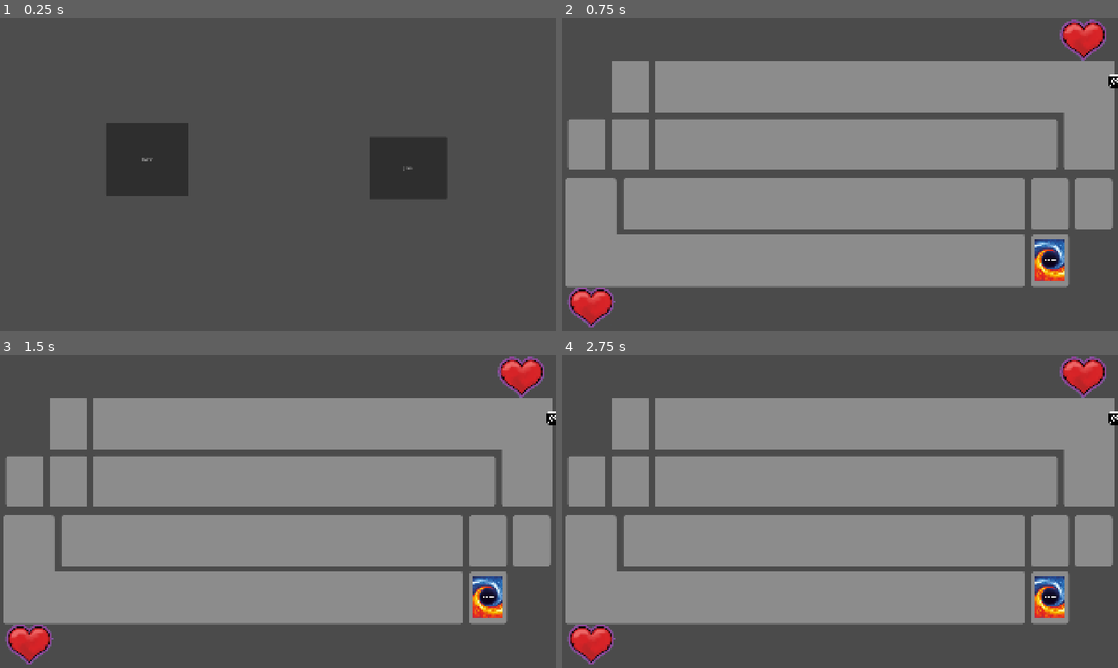
Above: before the commit, frames 1-4 (two rows, left to right).
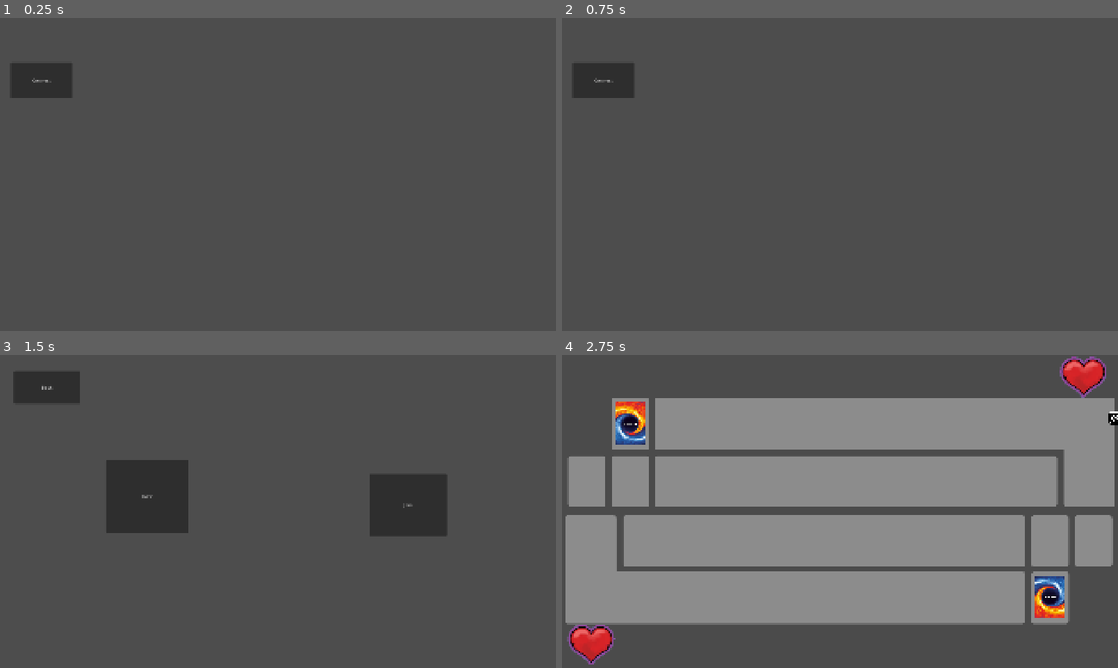
Above: after the commit, the same moments.

Repository: skavinger/UVS_Sim
Game: Godot game, scene res://GameObj/main.tscn
Same seed, same stepped clock (60 frames per second), same inputs: the game is played once before the commit and once after it.
Inputs (mouse positions are in pixels of both pictures, inside the frame that each line leads up to):
- Up to frame 1 (0.25 s): no input
- Up to frame 2 (0.75 s): click (706, 158) at 0.5 s, where only the run before the commit has a clickable "Host"
- Up to frame 3 (1.5 s): click (38, 417) at 1.25 s, where only the run after the commit has a clickable "Connect"
- Up to frame 4 (2.75 s): click (967, 505) at 2 s, where only the run after the commit has a clickable "Join"

The runs differ from the first frame. In frame 1, 7.3% of the frame differs, in the area x 2-81%, y 14-58%; in frame 2, 63%; in frame 3, 64%, in the area x 0-100%, y 0-99%; in frame 4, 0.7%.

Commit message:
Add Start Screen

Diff:
--- /dev/null
+++ b/GameObj/DeackBuilder.tscn
@@ -0,0 +1,9 @@
+[gd_scene load_steps=2 format=3 uid="uid://c8bvy6da0211j"]
+
+[ext_resource type="Texture2D" uid="uid://17pbwe1fsdhb" path="res://Assets/DeakBuilderBackground.png" id="1_lietw"]
+
+[node name="Node2D" type="Node2D"]
+
+[node name="Sprite2D" type="Sprite2D" parent="."]
+position = Vector2(960, 540)
+texture = ExtResource("1_lietw")
--- /dev/null
+++ b/GameObj/StartScreen.gd
@@ -0,0 +1,4 @@
+extends Node2D
+
+func _ready() -> void:
+	$StartWindowHolder.spawnWindow()
--- /dev/null
+++ b/GameObj/connect.gd
@@ -0,0 +1,14 @@
+extends Node2D
+
+@export var ConnectWindow : PackedScene
+
+var connectWindowObj
+
+func spawnWindow():
+	connectWindowObj = ConnectWindow.instantiate()
+	self.add_child(connectWindowObj)
+
+
+func closeWindow():
+	self.remove_child(connectWindowObj)
+	connectWindowObj = null
--- /dev/null
+++ b/GameObj/connection_window.tscn
@@ -0,0 +1,49 @@
+[gd_scene load_steps=8 format=3 uid="uid://dj37b2kuixv20"]
+
+[ext_resource type="Script" uid="uid://bvql6pavq0yj" path="res://Scripts/Multiplayer.gd" id="1_gjsd6"]
+[ext_resource type="PackedScene" uid="uid://ciimi8mjv1004" path="res://GameObj/field.tscn" id="2_276eh"]
+[ext_resource type="Script" uid="uid://c82vdy3md1a2p" path="res://Scripts/sync_functions.gd" id="2_yikwi"]
+[ext_resource type="Script" uid="uid://bms41whcjlhpa" path="res://Scripts/Game_Setup.gd" id="3_0d5q0"]
+[ext_resource type="PackedScene" uid="uid://ce8st7wb6l6ju" path="res://GameObj/playerZones.tscn" id="3_wmk42"]
+[ext_resource type="Script" uid="uid://cyfvsw6dc8p3a" path="res://Scripts/input_manager.gd" id="4_276eh"]
+[ext_resource type="PackedScene" uid="uid://c6gl57k40v4qq" path="res://GameObj/rivalZones.tscn" id="4_jbur0"]
+
+[node name="ConnectionWindow" type="Node2D"]
+script = ExtResource("1_gjsd6")
+gameField = ExtResource("2_276eh")
+playerZones = ExtResource("3_wmk42")
+rivalZones = ExtResource("4_jbur0")
+
+[node name="SyncFunctions" type="Node2D" parent="."]
+script = ExtResource("2_yikwi")
+
+[node name="Game" type="Node2D" parent="."]
+script = ExtResource("3_0d5q0")
+
+[node name="Join" type="Button" parent="."]
+offset_left = 1275.0
+offset_top = 411.0
+offset_right = 1544.0
+offset_bottom = 624.0
+text = "Join"
+
+[node name="Host" type="Button" parent="."]
+offset_left = 366.0
+offset_top = 363.0
+offset_right = 650.0
+offset_bottom = 613.0
+text = "Host"
+
+[node name="InputManager" type="Node2D" parent="."]
+script = ExtResource("4_276eh")
+
+[node name="Back" type="Button" parent="."]
+offset_left = 48.0
+offset_top = 55.0
+offset_right = 276.0
+offset_bottom = 169.0
+text = "Back"
+
+[connection signal="pressed" from="Join" to="." method="_on_join_pressed"]
+[connection signal="pressed" from="Host" to="." method="_on_host_pressed"]
+[connection signal="pressed" from="Back" to="." method="_on_back_pressed"]
--- a/GameObj/main.tscn
+++ b/GameObj/main.tscn
@@ -1,41 +1,18 @@
-[gd_scene load_steps=8 format=3 uid="uid://bm7g830g0hx0o"]
+[gd_scene load_steps=6 format=3 uid="uid://bm7g830g0hx0o"]
 
-[ext_resource type="Script" uid="uid://bvql6pavq0yj" path="res://Scripts/Multiplayer.gd" id="1_a72vk"]
-[ext_resource type="Script" uid="uid://cyfvsw6dc8p3a" path="res://Scripts/input_manager.gd" id="1_loro6"]
-[ext_resource type="PackedScene" uid="uid://ciimi8mjv1004" path="res://GameObj/field.tscn" id="2_yhcre"]
-[ext_resource type="PackedScene" uid="uid://ce8st7wb6l6ju" path="res://GameObj/playerZones.tscn" id="3_loro6"]
-[ext_resource type="PackedScene" uid="uid://c6gl57k40v4qq" path="res://GameObj/rivalZones.tscn" id="4_4gn13"]
-[ext_resource type="Script" uid="uid://bms41whcjlhpa" path="res://Scripts/Game_Setup.gd" id="6_4gn13"]
-[ext_resource type="Script" uid="uid://c82vdy3md1a2p" path="res://Scripts/sync_functions.gd" id="7_vreb5"]
+[ext_resource type="Script" uid="uid://4acndei3x1q7" path="res://GameObj/StartScreen.gd" id="1_yhcre"]
+[ext_resource type="Script" uid="uid://kog2f0522r3f" path="res://GameObj/connect.gd" id="3_4gn13"]
+[ext_resource type="Script" uid="uid://cij1je8w5vjjx" path="res://GameObj/start_window_holder.gd" id="4_loro6"]
+[ext_resource type="PackedScene" uid="uid://dj37b2kuixv20" path="res://GameObj/connection_window.tscn" id="4_vreb5"]
+[ext_resource type="PackedScene" uid="uid://bxeob10d43js3" path="res://GameObj/start_window.tscn" id="5_4gn13"]
 
 [node name="Main" type="Node2D"]
-script = ExtResource("1_a72vk")
-gameField = ExtResource("2_yhcre")
-playerZones = ExtResource("3_loro6")
-rivalZones = ExtResource("4_4gn13")
+script = ExtResource("1_yhcre")
 
-[node name="InputManager" type="Node2D" parent="."]
-script = ExtResource("1_loro6")
+[node name="ConnectWindowHolder" type="Node2D" parent="."]
+script = ExtResource("3_4gn13")
+ConnectWindow = ExtResource("4_vreb5")
 
-[node name="Host" type="Button" parent="."]
-offset_left = 366.0
-offset_top = 363.0
-offset_right = 650.0
-offset_bottom = 613.0
-text = "Host"
-
-[node name="Join" type="Button" parent="."]
-offset_left = 1275.0
-offset_top = 411.0
-offset_right = 1544.0
-offset_bottom = 624.0
-text = "Join"
-
-[node name="Game" type="Node2D" parent="."]
-script = ExtResource("6_4gn13")
-
-[node name="SyncFunctions" type="Node2D" parent="."]
-script = ExtResource("7_vreb5")
-
-[connection signal="pressed" from="Host" to="." method="_on_host_pressed"]
-[connection signal="pressed" from="Join" to="." method="_on_join_pressed"]
+[node name="StartWindowHolder" type="Node2D" parent="."]
+script = ExtResource("4_loro6")
+StartWindow = ExtResource("5_4gn13")
--- /dev/null
+++ b/GameObj/start_window.gd
@@ -0,0 +1,5 @@
+extends Node2D
+
+func _on_connect_pressed() -> void:
+	$"../../ConnectWindowHolder".spawnWindow()
+	$"..".closeWindow()
--- /dev/null
+++ b/GameObj/start_window.tscn
@@ -0,0 +1,15 @@
+[gd_scene load_steps=2 format=3 uid="uid://bxeob10d43js3"]
+
+[ext_resource type="Script" uid="uid://b3gqpx2cha7rq" path="res://GameObj/start_window.gd" id="1_i73ei"]
+
+[node name="StartWindow" type="Node2D"]
+script = ExtResource("1_i73ei")
+
+[node name="Connect" type="Button" parent="."]
+offset_left = 37.0
+offset_top = 153.0
+offset_right = 250.0
+offset_bottom = 277.0
+text = "Connect"
+
+[connection signal="pressed" from="Connect" to="." method="_on_connect_pressed"]
--- /dev/null
+++ b/GameObj/start_window_holder.gd
@@ -0,0 +1,13 @@
+extends Node2D
+
+@export var StartWindow : PackedScene
+
+var startWindowObj
+
+func spawnWindow():
+	startWindowObj = StartWindow.instantiate()
+	self.add_child(startWindowObj)
+
+func closeWindow():
+	self.remove_child(startWindowObj)
+	startWindowObj = null
--- a/GameObj/tracker.tscn
+++ b/GameObj/tracker.tscn
@@ -34,10 +34,10 @@
 size = Vector2(94, 52)
 
 [sub_resource type="RectangleShape2D" id="RectangleShape2D_ymx4b"]
-size = Vector2(93, 59)
+size = Vector2(94, 58.5)
 
 [sub_resource type="RectangleShape2D" id="RectangleShape2D_dfams"]
-size = Vector2(94, 59)
+size = Vector2(94, 59.5)
 
 [sub_resource type="RectangleShape2D" id="RectangleShape2D_cnx4l"]
 size = Vector2(40, 45)
@@ -49,22 +49,22 @@
 size = Vector2(106, 73)
 
 [sub_resource type="RectangleShape2D" id="RectangleShape2D_tjqgl"]
-size = Vector2(304, 194)
+size = Vector2(304, 154)
 
 [sub_resource type="RectangleShape2D" id="RectangleShape2D_0q2m2"]
-size = Vector2(95, 170)
+size = Vector2(95, 171)
 
 [sub_resource type="RectangleShape2D" id="RectangleShape2D_cauk8"]
-size = Vector2(235, 338)
+size = Vector2(235, 377)
 
 [sub_resource type="RectangleShape2D" id="RectangleShape2D_2277f"]
-size = Vector2(45, 170)
+size = Vector2(45.5, 171)
 
 [sub_resource type="RectangleShape2D" id="RectangleShape2D_fmlfb"]
 size = Vector2(70, 115)
 
 [sub_resource type="RectangleShape2D" id="RectangleShape2D_lpuio"]
-size = Vector2(70, 81)
+size = Vector2(70, 121)
 
 [sub_resource type="RectangleShape2D" id="RectangleShape2D_dr4ul"]
 size = Vector2(102, 73)
@@ -79,6 +79,12 @@
 
 [node name="DamageVal" type="Node2D" parent="."]
 z_index = 1020
+position = Vector2(0, -40)
+
+[node name="Damage" type="Sprite2D" parent="DamageVal"]
+position = Vector2(2088, 700)
+scale = Vector2(1.5, 1.5)
+texture = ExtResource("3_e5m24")
 
 [node name="DamageLabel" type="RichTextLabel" parent="DamageVal"]
 offset_left = 2012.0
@@ -122,6 +128,7 @@
 shape = SubResource("RectangleShape2D_1uj1f")
 
 [node name="SpeedVal" type="Node2D" parent="."]
+position = Vector2(0, -40)
 
 [node name="SpeedLabel" type="RichTextLabel" parent="SpeedVal"]
 z_index = 1020
@@ -169,7 +176,7 @@
 z_index = 1010
 
 [node name="Speed" type="Sprite2D" parent="AttackZone"]
-position = Vector2(2088, 430)
+position = Vector2(2088, 390)
 scale = Vector2(1.6, 1.6)
 texture = ExtResource("2_ca3ep")
 
@@ -180,7 +187,7 @@
 [node name="Area2D" type="Area2D" parent="AttackZone/High"]
 
 [node name="CollisionShape2D" type="CollisionShape2D" parent="AttackZone/High/Area2D"]
-position = Vector2(2138, 375)
+position = Vector2(2138, 335)
 shape = SubResource("RectangleShape2D_ypho0")
 
 [node name="Mid" type="Node2D" parent="AttackZone"]
@@ -190,7 +197,7 @@
 [node name="Area2D" type="Area2D" parent="AttackZone/Mid"]
 
 [node name="CollisionShape2D" type="CollisionShape2D" parent="AttackZone/Mid/Area2D"]
-position = Vector2(2138.5, 430.5)
+position = Vector2(2138, 390.25)
 shape = SubResource("RectangleShape2D_ymx4b")
 
 [node name="Low" type="Node2D" parent="AttackZone"]
@@ -200,13 +207,8 @@
 [node name="Area2D" type="Area2D" parent="AttackZone/Low"]
 
 [node name="CollisionShape2D" type="CollisionShape2D" parent="AttackZone/Low/Area2D"]
-position = Vector2(2138, 489.5)
+position = Vector2(2138, 449.75)
 shape = SubResource("RectangleShape2D_dfams")
-
-[node name="Damage" type="Sprite2D" parent="."]
-position = Vector2(2088, 700)
-scale = Vector2(1.5, 1.5)
-texture = ExtResource("3_e5m24")
 
 [node name="ArrowsNode" type="Node2D" parent="."]
 script = ExtResource("5_e5m24")
@@ -273,27 +275,27 @@
 [node name="Area2D" type="Area2D" parent="."]
 
 [node name="CollisionShape2D" type="CollisionShape2D" parent="Area2D"]
-position = Vector2(2078, 252)
+position = Vector2(2078, 232)
 shape = SubResource("RectangleShape2D_tjqgl")
 
 [node name="CollisionShape2D2" type="CollisionShape2D" parent="Area2D"]
-position = Vector2(2043.5, 434)
+position = Vector2(2043.5, 394.5)
 shape = SubResource("RectangleShape2D_0q2m2")
 
 [node name="CollisionShape2D3" type="CollisionShape2D" parent="Area2D"]
-position = Vector2(2112.5, 688)
+position = Vector2(2112.5, 668.5)
 shape = SubResource("RectangleShape2D_cauk8")
 
 [node name="CollisionShape2D4" type="CollisionShape2D" parent="Area2D"]
-position = Vector2(2207.5, 434)
+position = Vector2(2207.75, 394.5)
 shape = SubResource("RectangleShape2D_2277f")
 
 [node name="CollisionShape2D5" type="CollisionShape2D" parent="Area2D"]
-position = Vector2(1960, 576.5)
+position = Vector2(1961, 538)
 shape = SubResource("RectangleShape2D_fmlfb")
 
 [node name="CollisionShape2D6" type="CollisionShape2D" parent="Area2D"]
-position = Vector2(1960, 816.5)
+position = Vector2(1960, 796.5)
 shape = SubResource("RectangleShape2D_lpuio")
 
 [node name="CollisionShape2D7" type="CollisionShape2D" parent="Area2D"]
--- a/Scripts/Multiplayer.gd
+++ b/Scripts/Multiplayer.gd
@@ -39,6 +39,10 @@
 	multiplayer.connected_to_server.connect(_on_server_connected)
 
 
+func _on_back_pressed() -> void:
+	$"../../StartWindowHolder".spawnWindow()
+	$"..".closeWindow()
+
 func _on_peer_connected(_peer_id):
 	var rival = rivalZones.instantiate()
 	$Game.add_child(rival)
@@ -59,3 +63,5 @@
 	$Host.visible = false
 	$Join.disabled =true
 	$Join.visible = false
+	$Back.disabled = true
+	$Back.visible = false
Binary file added: Assets/DeakBuilderBackground.png
Not shown, added: Assets/DeakBuilderBackground.png.import
Not shown, added: GameObj/StartScreen.gd.uid
Not shown, added: GameObj/connect.gd.uid
Not shown, added: GameObj/start_window.gd.uid
Not shown, added: GameObj/start_window_holder.gd.uid
Not shown, added: Assets/DeakBuilderBackground.xcf
